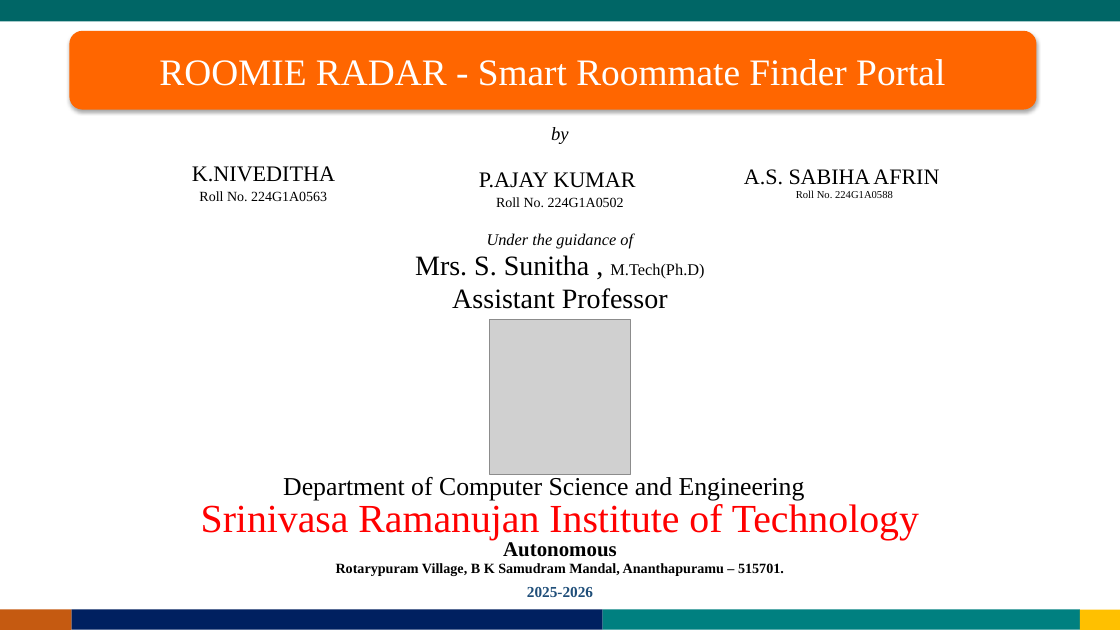
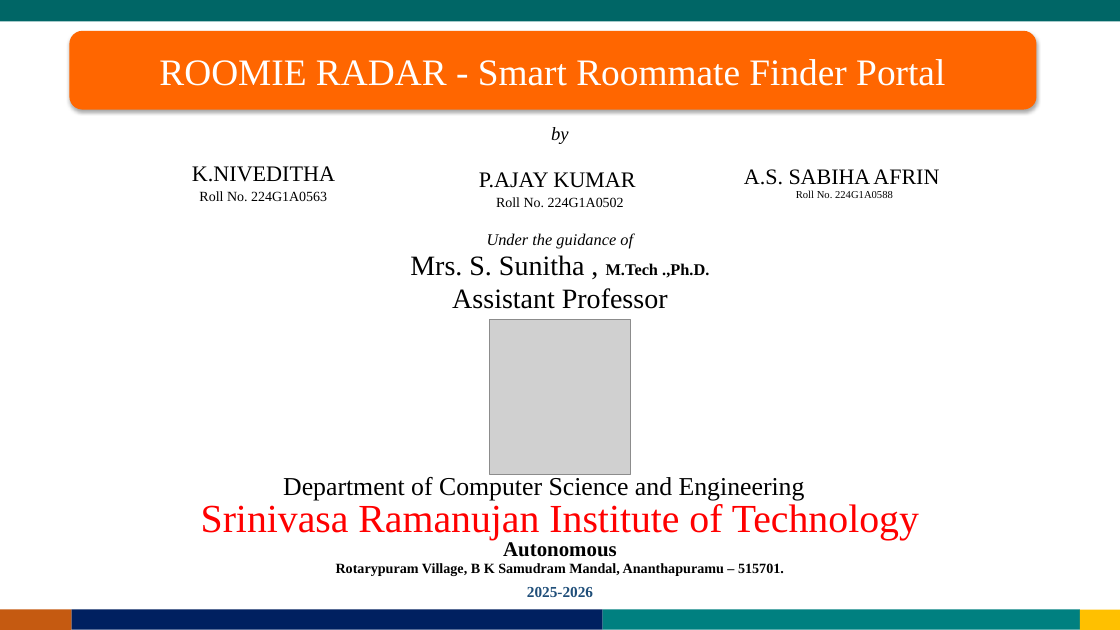
Before and after one commit to nivedithakummetha63/CSE-2022-26-Batch-A3, a slide deck: slide 1 of Team _A3_0th_review_ppt.pptx. Drawn at 1120x630 pixels with LibreOffice and Linux fonts; fonts in the diff are those of the drawing; grey boxes stand for pictures. Boxes give left, top, right and bottom in pixels: in the first picture for what was removed or moved away, otherwise in the second. Text is boxed around its words. In the diff, an @@ line names an element or a change of style, - is before the commit and + after.

```diff
--- a/Team _A3_0th_review_ppt.pptx
+++ b/Team _A3_0th_review_ppt.pptx
@@ text at box(410, 255, 709, 278): text changed @@
-Mrs. S. Sunitha , M.Tech(Ph.D)
+Mrs. S. Sunitha , M.Tech .,Ph.D.
```
